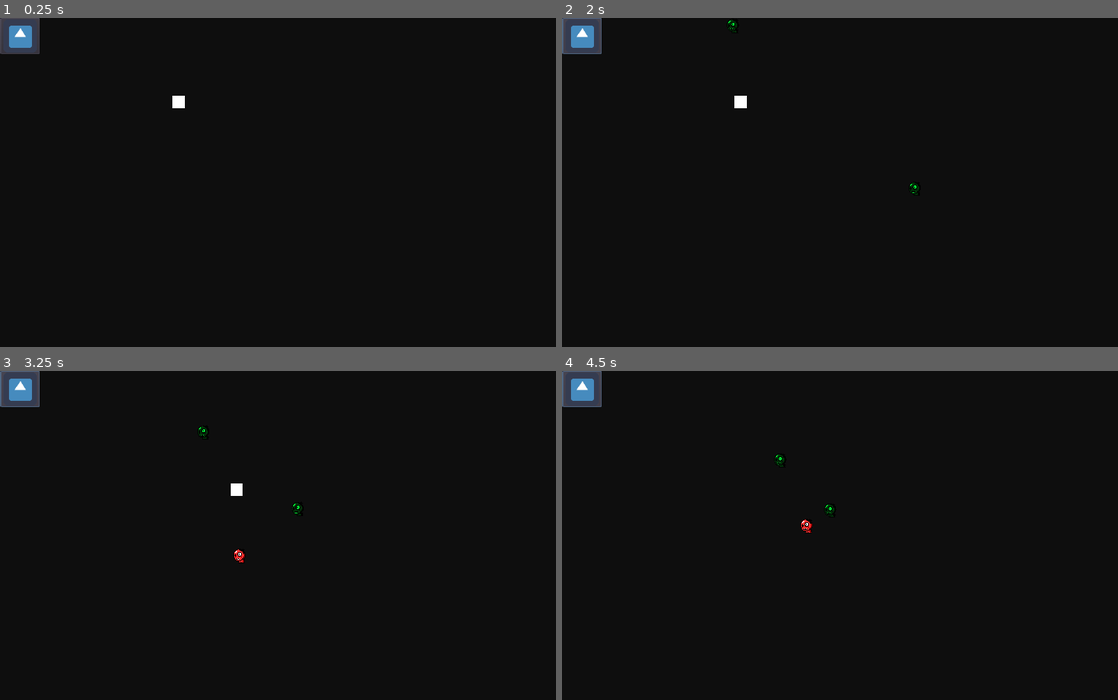
Above: before the commit, frames 1-4 (two rows, left to right).
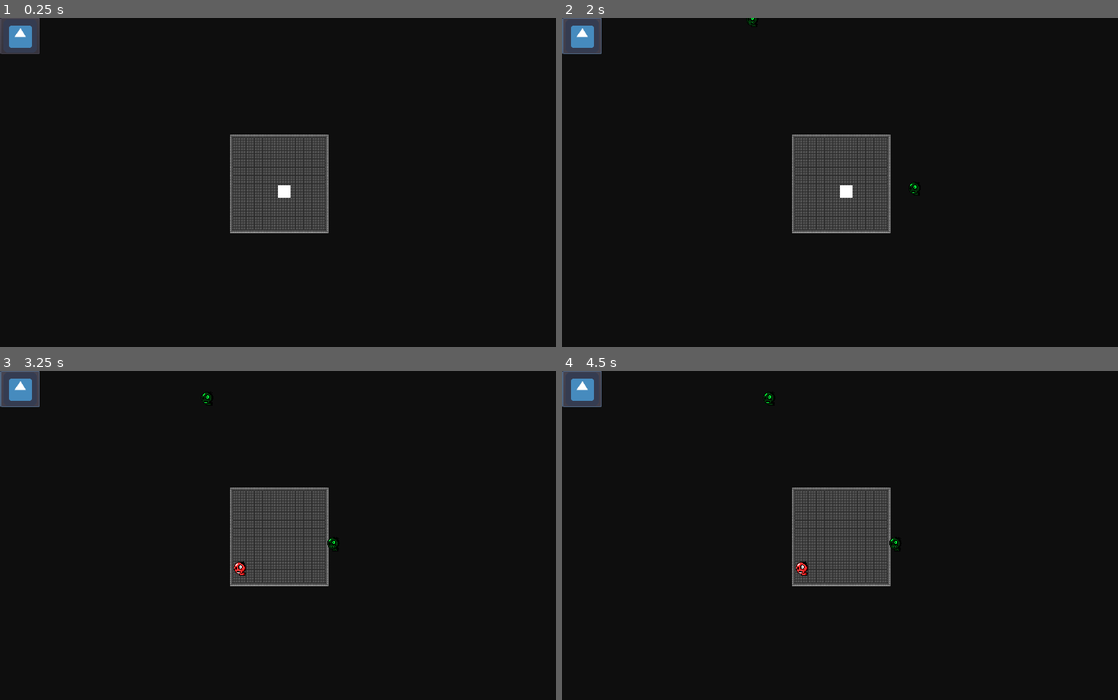
Above: after the commit, the same moments.

Repository: Hermine-Hargneuse/Project-G
Game: Godot game, scene res://Scene/MainScene.tscn
Two runs of this game, one before a commit and one after it. Both use one fixed random seed, a clock stepped at 60 frames per second and the inputs below. The engine's default icon, where the game draws it, is replaced by a stand-in: a white triangle on a blue panel in a dark square.
Inputs (mouse positions are in pixels of both pictures, inside the frame that each line leads up to):
- Up to frame 1 (0.25 s): no input
- Up to frame 2 (2 s): click (584, 34) at 0.5 s; click (584, 34) at 1.25 s
- Up to frame 3 (3.25 s): tap Enter at 2 s; hold D (move_right) 2.03-2.78 s; hold S (move_down) from 2.78 s (still down)
- Up to frame 4 (4.5 s): release S (move_down) at 3.53 s; hold D (move_right) 3.53-4.28 s; tap Space at 4.25 s; hold W (move_up) from 4.28 s (still down)

The runs differ from the first frame. In frame 1, 5.4% of the frame differs, in the area x 31-60%, y 23-66%; in frame 2, 5.5%, in the area x 29-60%, y 0-66%; in frame 3, 5.4%; in frame 4, 5.4%.
Error in both runs: Attempt to call function 'is_in_group' in base 'null instance' on a null instance. (res://Scripts/Enemy/Enemy.gd:18)

Commit message:
Merged the tilemap successfuly

Diff:
--- a/Scene/MainScene.tscn
+++ b/Scene/MainScene.tscn
@@ -1,5 +1,6 @@
-[gd_scene load_steps=4 format=2]
+[gd_scene load_steps=5 format=2]
 
+[ext_resource path="res://Scene/Map.tscn" type="PackedScene" id=1]
 [ext_resource path="res://Scene/Player.tscn" type="PackedScene" id=2]
 [ext_resource path="res://Scripts/MainScene.gd" type="Script" id=3]
 [ext_resource path="res://Scene/Wave_controller.tscn" type="PackedScene" id=4]
@@ -7,9 +8,12 @@
 [node name="MainScene" type="Node2D"]
 script = ExtResource( 3 )
 
+[node name="Map" parent="." instance=ExtResource( 1 )]
+position = Vector2( 541.409, 322.435 )
+
 [node name="Player" parent="." instance=ExtResource( 2 )]
 visible = true
-position = Vector2( 346.847, 164.296 )
+position = Vector2( 551.391, 339.109 )
 
 [node name="Wave_controller" parent="." instance=ExtResource( 4 )]
 
--- a/Map.tscn
+++ b/Scene/Map.tscn
@@ -34,7 +34,7 @@
 0/region = Rect2( 16, 16, 48, 48 )
 0/tile_mode = 1
 0/autotile/bitmask_mode = 0
-0/autotile/bitmask_flags = [ Vector2( 0, 0 ), 256, Vector2( 0, 1 ), 260, Vector2( 0, 2 ), 4, Vector2( 1, 0 ), 320, Vector2( 1, 1 ), 261, Vector2( 1, 2 ), 5, Vector2( 2, 0 ), 64, Vector2( 2, 1 ), 65, Vector2( 2, 2 ), 1 ]
+0/autotile/bitmask_flags = [ Vector2( 0, 0 ), 256, Vector2( 0, 1 ), 260, Vector2( 0, 2 ), 4, Vector2( 1, 0 ), 320, Vector2( 1, 1 ), 325, Vector2( 1, 2 ), 5, Vector2( 2, 0 ), 64, Vector2( 2, 1 ), 65, Vector2( 2, 2 ), 1 ]
 0/autotile/icon_coordinate = Vector2( 0, 0 )
 0/autotile/tile_size = Vector2( 16, 16 )
 0/autotile/spacing = 0
